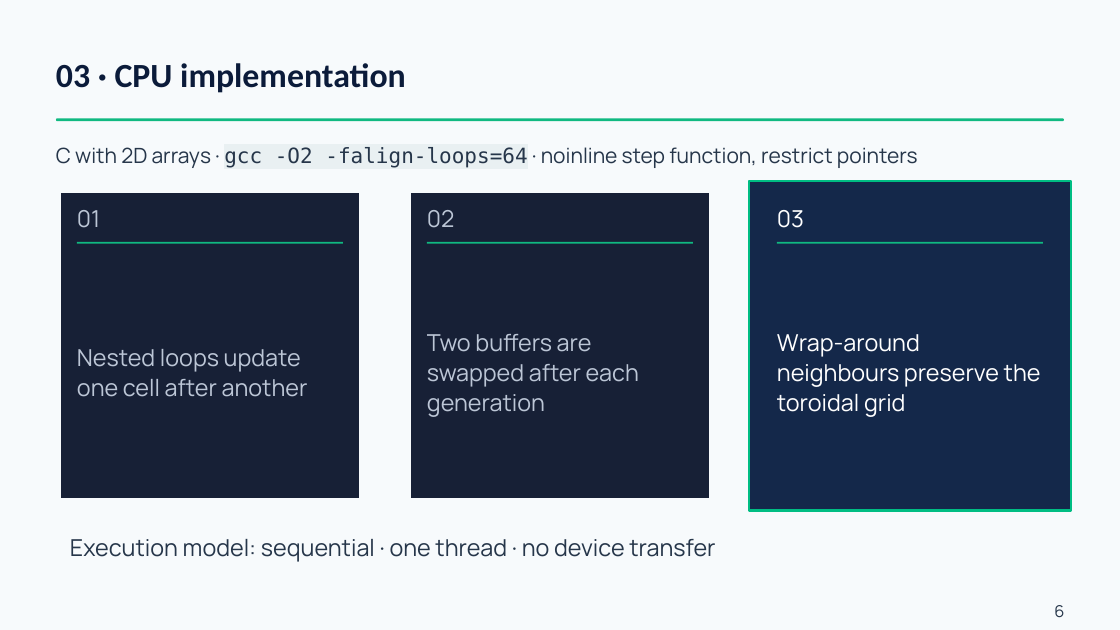
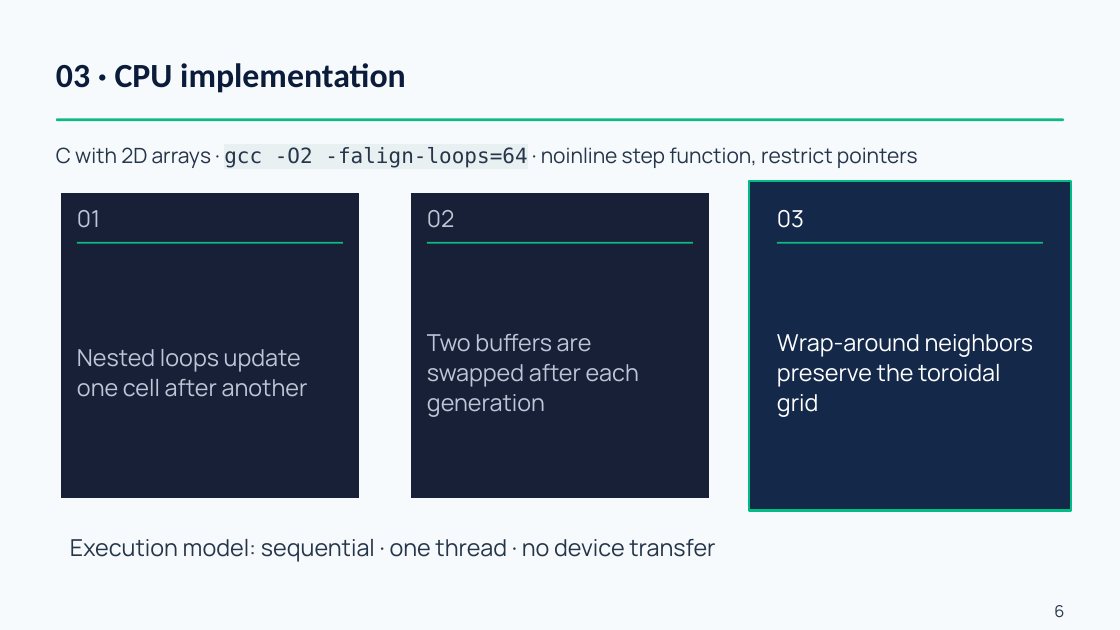
Before and after one commit to nisxl-s/conways-game-of-life-cpu-vs-gpu-implementation, a slide deck: slide 6 of presentation/Conways-Game-of-Life-CPU-vs-GPU-Presentation-Group-39.pptx. Drawn at 1120x630 pixels with LibreOffice and Linux fonts; fonts in the diff are those of the drawing. Boxes give left, top, right and bottom in pixels: in the first picture for what was removed or moved away, otherwise in the second. Text is boxed around its words. In the diff, an @@ line names an element or a change of style, - is before the commit and + after.

```diff
--- a/presentation/Conways-Game-of-Life-CPU-vs-GPU-Presentation-Group-39.pptx
+++ b/presentation/Conways-Game-of-Life-CPU-vs-GPU-Presentation-Group-39.pptx
@@ text at bbox=[777, 334, 1033, 417]: text changed @@
-Wrap-around neighbours preserve the toroidal grid
+Wrap-around neighbors preserve the toroidal grid
```
Also in this commit, not shown: 8 other slides changed, 3 other files.
